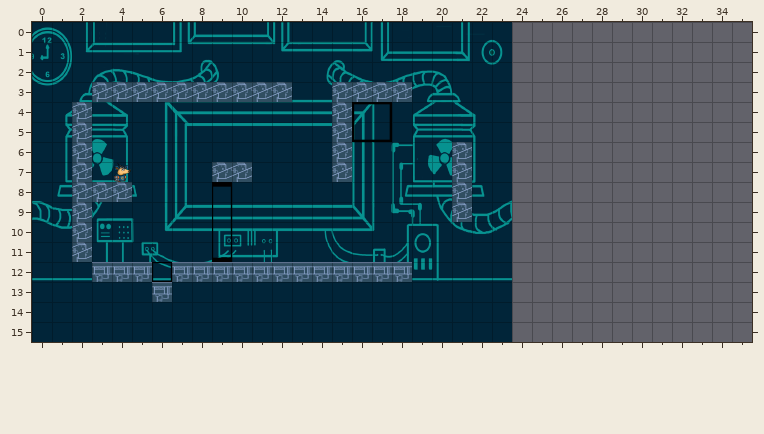
Two states of a Tiled map, Tech Rat Redemption/Week5+/002_assignment5_starting_code/bin/Debug/Level8.tmx. That is the earlier state.
Cells are 256x256 px. Shown: x 0..35, y 0..15.
New version:
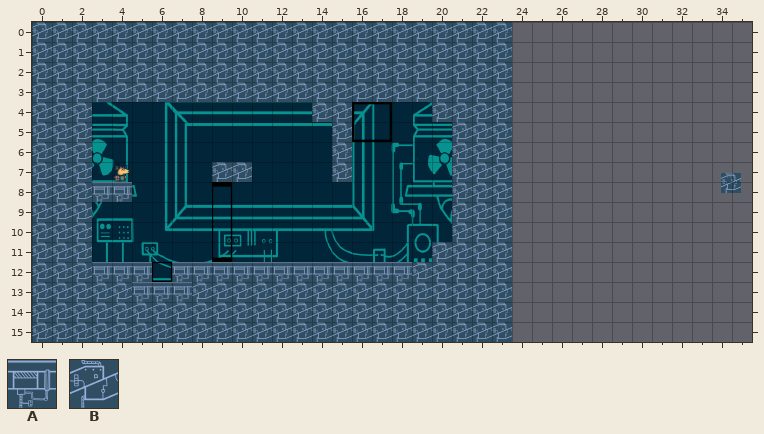
Key: from "Floor_tile": A 0; from "Normal_wall_tile": B 0.
Objects are placed by their top-left corner, in cells (3,4 is the top-left corner of cell 3,4); size is 1x1 cell unless given.
Changes in this commit:
--- layer "TiledBG" (added)
+B at 23,0
+B at 23,0
+B at 23,0
+B at 23,0
+B at 22,0
+B at 21,0
+B at 19,0
+B at 18,0
+B at 8,0
+B at 5,0
+B at 2,0
+B at 1,0
+B at 0,0
+B at 3,0
+B at 4,0
+B at 5,0
+B at 6,0
+B at 7,0
+B at 8,0
+B at 9,0
+B at 11,0
+B at 12,0
+B at 10,0
+B at 14,0
+B at 13,0
+B at 15,0
+B at 16,0
+B at 17,0
+B at 20,0
+B at 9,1
+B at 11,1
+B at 11,1
+B at 23,1
+B at 23,1
+B at 16,1
+B at 13,1
+B at 11,1
+B at 22,1
+B at 21,1
+B at 20,1
+B at 19,1
+B at 18,1
+B at 18,1
+B at 17,1
+B at 15,1
+B at 14,1
+B at 11,1
+B at 12,1
+B at 10,1
+B at 10,1
+B at 8,1
+B at 6,1
+B at 5,1
+B at 7,1
+B at 4,1
+B at 3,1
+B at 1,1
+B at 1,1
+B at 0,1
+B at 2,1
+B at 2,2
+B at 3,2
+B at 4,2
+B at 5,2
+B at 6,2
+B at 7,2
+B at 7,2
+B at 8,2
+B at 10,2
+B at 10,2
+B at 9,2
+B at 10,2
+B at 11,2
+B at 12,2
+B at 13,2
+B at 14,2
+B at 16,2
+B at 16,2
+B at 17,2
+B at 17,2
+B at 18,2
+B at 19,2
+B at 20,2
+B at 21,2
+B at 22,2
+B at 23,2
+B at 23,2
+B at 15,2
+B at 1,2
+B at 0,2
+B at 2,3
+B at 13,3
+B at 14,3
+B at 19,3
+B at 20,3
+B at 22,3
+B at 23,3
+B at 21,3
+B at 1,3
+B at 0,3
+B at 1,3
+B at 14,4
+B at 20,4
+B at 21,4
+B at 22,4
+B at 23,4
+B at 1,4
+B at 0,4
+B at 23,5
+B at 22,5
+B at 21,5
+B at 0,5
+B at 1,5
+B at 23,6
+B at 22,6
+B at 0,6
+B at 1,6
+B at 22,7
+B at 23,7
+B at 1,7
+B at 0,7
+B at 34.4,7.5
+B at 23,8
+B at 22,8
+B at 0,8
+B at 1,8
+B at 22,9
+B at 23,9
+B at 1,9
+B at 0,9
+B at 23,10
+B at 22,10
+B at 21,10
+B at 0,10
+B at 1,10
+B at 21,11
+B at 22,11
+B at 23,11
+B at 20,11
+B at 0,11
+B at 1,11
+B at 19,12
+B at 20,12
+B at 21,12
+B at 22,12
+B at 23,12
+B at 0,12
+B at 1,12
+B at 2,12
+A at 7,13
+A at 5,13
+B at 0,13
+B at 1,13
+B at 2,13
+B at 2,13
+B at 3,13
+B at 4,13
+B at 8,13
+B at 9,13
+B at 10,13
+B at 11,13
+B at 12,13
+B at 14,13
+B at 15,13
+B at 13,13
+B at 16,13
+B at 17,13
+B at 18,13
+B at 20,13
+B at 21,13
+B at 22,13
+B at 23,13
+B at 19,13
+B at 23,14
+B at 22,14
+B at 21,14
+B at 20,14
+B at 19,14
+B at 18,14
+B at 17,14
+B at 16,14
+B at 16,14
+B at 14,14
+B at 14,14
+B at 13,14
+B at 12,14
+B at 11,14
+B at 10,14
+B at 9,14
+B at 9,14
+B at 7,14
+B at 6,14
+B at 5,14
+B at 4,14
+B at 3,14
+B at 3,14
+B at 2,14
+B at 1,14
+B at 0,14
+B at 8,14
+B at 16,14
+B at 15,14
+B at 0,15
+B at 0,15
+B at 1,15
+B at 3,15
+B at 3,15
+B at 4,15
+B at 2,15
+B at 5,15
+B at 5,15
+B at 6,15
+B at 7,15
+B at 8,15
+B at 9,15
+B at 10,15
+B at 11,15
+B at 12,15
+B at 13,15
+B at 14,15
+B at 15,15
+B at 15,15
+B at 16,15
+B at 17,15
+B at 18,15
+B at 19,15
+B at 20,15
+B at 21,15
+B at 23,15
+B at 23,15
+B at 23,15
+B at 22,15
--- layer "Object Layer 1"
+A "GXPEngine.Square" at 3,8
+A "GXPEngine.Square" at 4,8
-B "GXPEngine.Square" at 3,8
-B "GXPEngine.Square" at 4,8
Changed places in both pictures, as pixel boxes (x1, y1, x2, y2):
changed: (32, 22, 512, 342)
added: (721, 173, 741, 193)
